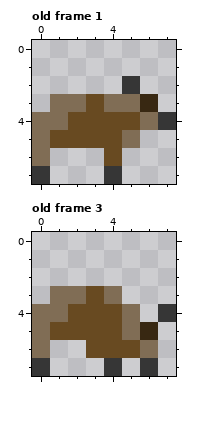
Two versions of one pixel-art file, resources/animals/animals.aseprite. This is how it looked before the edit.
8x8 pixels, 12 frames. Shown: old frame 1, old frame 3. The commit also changed other frames, which this record leaves out.
The same view after the edit:
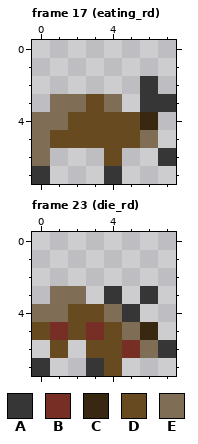
Palette (. is transparent): A #363636  B #772e24  C #382812  D #684a21  E #806d55
A new or re-ordered frame is compared with the old frame closest to it.
Diff:
frames 12 -> 33
--- frame 17 (eating_rd) is new; against old frame 1
@@ x 3..7 @@
 1 .....
-2 ..A..
-3 DEEC.
-4 DDDEA
-5 DDE..
-6 .D...
+2 ...A.
+3 DE.AA
+4 DDDC.
+5 DDDE.
+6 .D..A
 7 .A...
--- frame 23 (die_rd) is new; against old frame 3
@@ x 0..7 @@
 2 ........
-3 .EEDE...
-4 EEDDDE.A
-5 EDDDDEC.
-6 E..DDDE.
-7 A...A.A.
+3 .EE.A.A.
+4 EEDDEA..
+5 DBDBDEC.
+6 .D.DDBEA
+7 A..AD...
Boxes around the changes in both pictures, in picture pixels (x1, y1, x2, y2):
changed: (122, 76, 176, 166)
changed: (32, 286, 176, 376)
